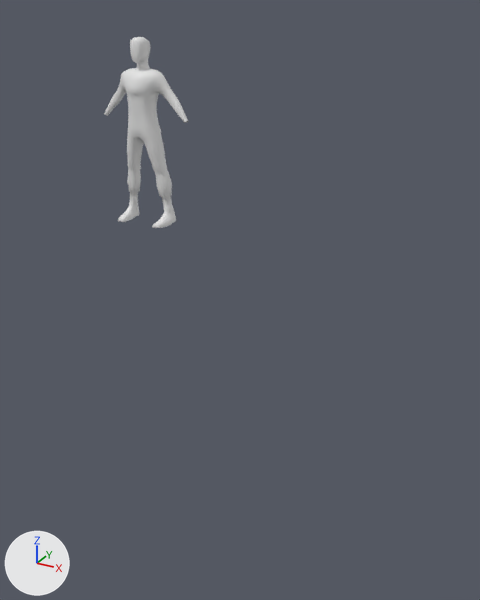
The Blender file BlendFilesForUnity/B_CharacterModel.blend, before and after one commit.
One viewpoint serves both versions: a 50 mm camera at (4.34, -5.8, 2.15) aimed at (0.28, 1.58, -1.54). The axes (+X, +Y, +Z) are drawn at lower left. The lights are the same throughout.
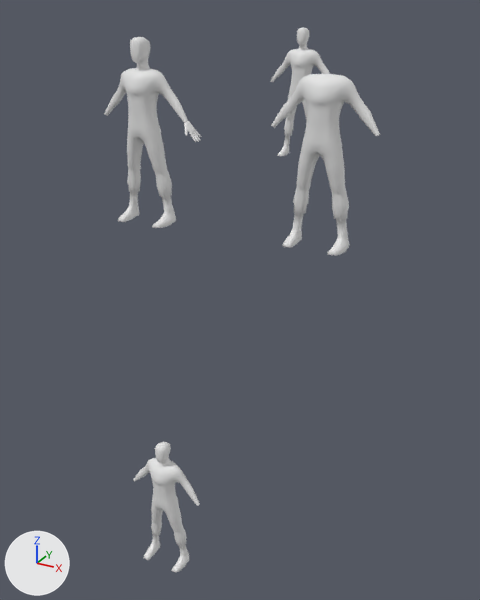
Boxes [x1, y1, x2, y2] around the edits, measured in the pictures (480 x 600 px):
'Cube.003', shown: after [271, 74, 380, 256]
'Cube.001', added: after [133, 442, 200, 573]
'Cube.004', added: after [271, 27, 330, 156]
'Cube.002', shown: after [184, 121, 201, 142]

The change, as a diff of the scene's bpy script:
```diff
--- a/BlendFilesForUnity/B_CharacterModel.blend.py
+++ b/BlendFilesForUnity/B_CharacterModel.blend.py
@@ me_cube_004 @@
+me_cube_004.from_pydata(...)  # 1180 vertices, 1166 faces; spans x -3.73..3.75, y -1.01..1.54, z -0.05..5.54
+me_cube_004.polygons.foreach_set('use_smooth', [True] * 1166)
@@ ob_cube_003 @@
 _m = ob_cube_003.modifiers.new('Mirror', 'MIRROR')
 _m.use_clip = True
-ob_cube_003.hide_viewport = True
@@ ob_cube_002 @@
 ob_cube_002.scale = (0.0666, 0.122, 0.0258)
-ob_cube_002.hide_viewport = True
@@ ob_cube_001 @@
+ob_cube_001 = bpy.data.objects.new('Cube.001', me_cube_003.copy())  # the mesh of ob_cube
+ob_cube_001.location = (0.0, 0.0, -4.91)
+ob_cube_001.rotation_euler = (0.0, 0.0, -3.142)  # degrees (0, 0, -180)
+ob_cube_001.scale = (0.143, 0.143, 0.34)
@@ ob_cube_004 @@
+ob_cube_004 = bpy.data.objects.new('Cube.004', me_cube_004)
+ob_cube_004.location = (0.0, 4.04, 0.0)
+ob_cube_004.rotation_euler = (0.0, 0.0, -3.142)  # degrees (0, 0, -180)
+ob_cube_004.scale = (0.143, 0.143, 0.34)
```
